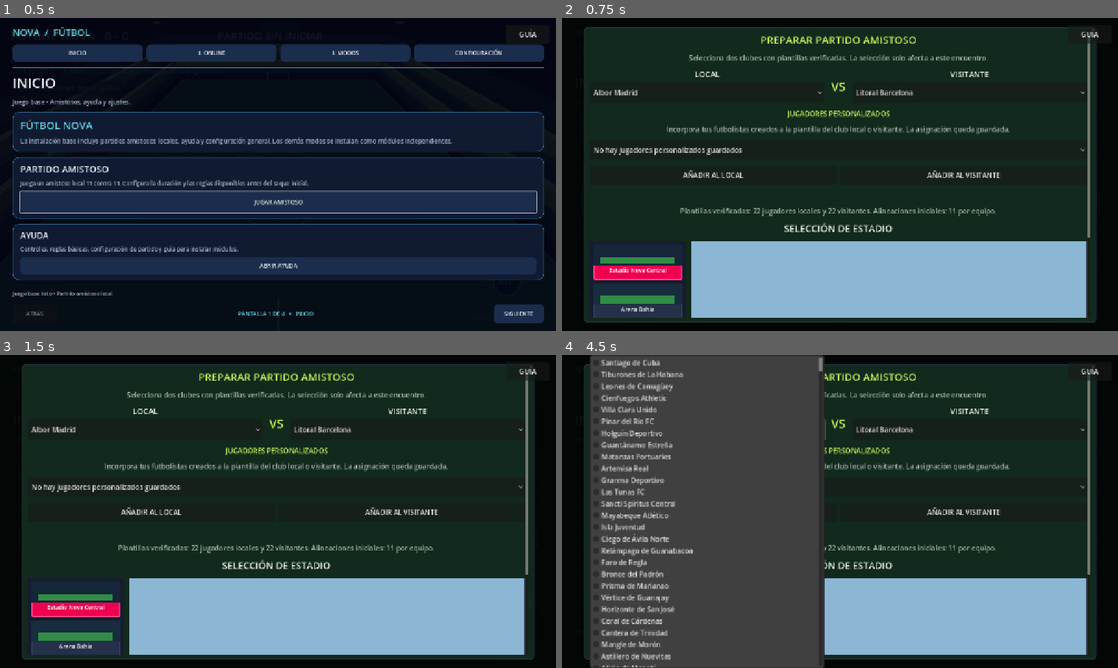
Above: before the commit, frames 1-4 (two rows, left to right).
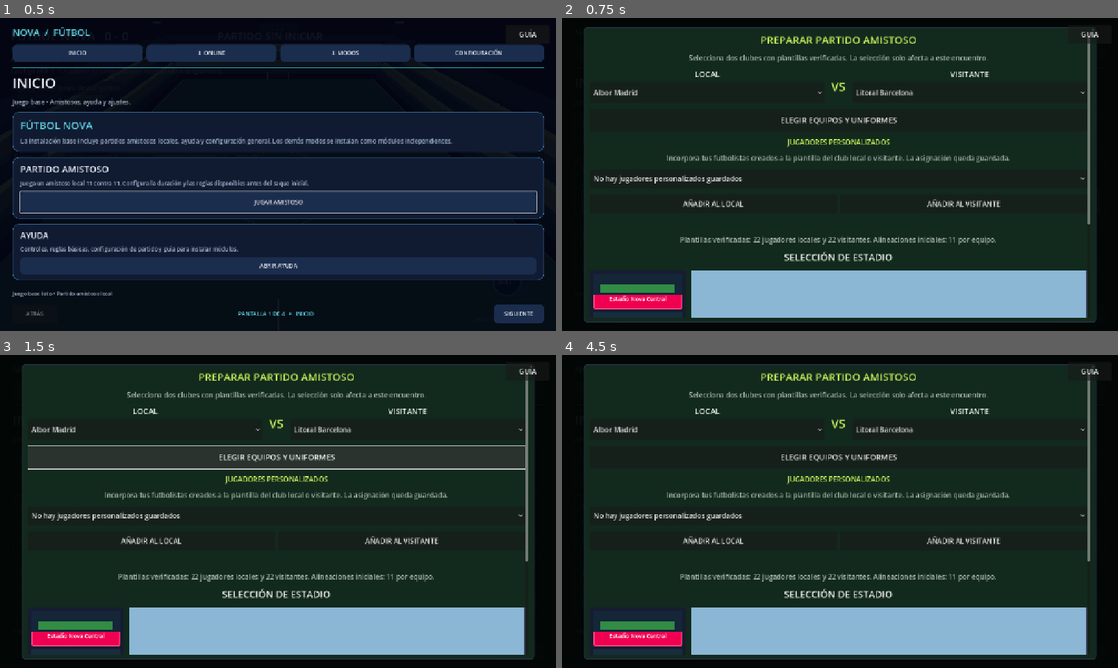
Above: after the commit, the same moments.

Repository: Cumba35/Futbol-Nova
Game: Godot game, scene res://scenes/main.tscn
Same seed, same stepped clock (60 frames per second), same inputs: the game is played once before the commit and once after it.
Inputs (mouse positions are in pixels of both pictures, inside the frame that each line leads up to):
- Up to frame 1 (0.5 s): no input
- Up to frame 2 (0.75 s): click "JUGAR AMISTOSO" at 0.5 s
- Up to frame 3 (1.5 s): click (278, 458) at 1.25 s, where only the run after the commit has a clickable "ELEGIR EQUIPOS Y UNIFORMES"
- Up to frame 4 (4.5 s): click "JUGAR AMISTOSO" at 2 s; click "GUÍA" at 2.75 s; click "CERRAR" at 3.5 s; click "Ligas y selecciones descargab…" at 4.25 s

Frame 1 is identical in both runs. In frame 2, 15% of the frame differs, in the area x 5-95%, y 29-96%; in frame 3, 15%; in frame 4, 48%, in the area x 5-95%, y 0-100%.

Commit message:
feat: connect team and kit selection to friendly setup

Diff:
--- a/scripts/ui/pre_match_setup.gd
+++ b/scripts/ui/pre_match_setup.gd
@@ -10,6 +10,7 @@
 const TEXT_COLOR := Color("#f4f7ef")
 const MUTED := Color("#a8b7aa")
 const STADIUM_BUILDER = preload("res://scripts/stadiums/stadium_builder.gd")
+const TEAM_KIT_SELECTION = preload("res://scripts/ui/team_kit_selection.gd")
 const STARTING_POSITION_PRIORITY := [
 	["POR", "GK", "G"],
 	["LI", "CAI"],
@@ -82,6 +83,9 @@
 var _penalties: CheckBox
 var _start_button: Button
 var _team_ids: Array[String] = []
+var _home_kit_id := "home"
+var _away_kit_id := "away"
+var _team_kit_button: Button
 var _custom_players: OptionButton
 var _roster_status: Label
 
@@ -186,6 +190,14 @@
 	_away_teams.custom_minimum_size.y = 48
 	_away_teams.item_selected.connect(_on_team_selection_changed)
 	away_column.add_child(_away_teams)
+
+	_team_kit_button = Button.new()
+	_team_kit_button.text = "ELEGIR EQUIPOS Y UNIFORMES"
+	_team_kit_button.custom_minimum_size.y = 52
+	_team_kit_button.size_flags_horizontal = Control.SIZE_EXPAND_FILL
+	_team_kit_button.add_theme_font_size_override("font_size", 18)
+	_team_kit_button.pressed.connect(_open_team_kit_selection)
+	column.add_child(_team_kit_button)
 
 	var custom_roster_title := Label.new()
 	custom_roster_title.text = "JUGADORES PERSONALIZADOS"
@@ -467,6 +479,31 @@
 	if is_instance_valid(_start_button):
 		_refresh_validation()
 
+
+func _open_team_kit_selection() -> void:
+	var registry: Variant = _get_football_registry()
+	if registry == null:
+		return
+	var screen := TEAM_KIT_SELECTION.new()
+	screen.configure(registry.teams_by_id, _team_ids, _selected_team_id(_home_teams), _selected_team_id(_away_teams))
+	screen.confirmed.connect(_on_team_kit_selection_confirmed)
+	add_child(screen)
+
+func _on_team_kit_selection_confirmed(selection: Dictionary) -> void:
+	var home_id := str(selection.get("home_team_id", ""))
+	var away_id := str(selection.get("away_team_id", ""))
+	var home_index := _team_ids.find(home_id)
+	var away_index := _team_ids.find(away_id)
+	if home_index < 0 or away_index < 0 or home_index == away_index:
+		_summary.text = "La selección de equipos no es válida."
+		return
+	_home_teams.select(home_index)
+	_away_teams.select(away_index)
+	_home_kit_id = str(selection.get("home_kit_id", "home"))
+	_away_kit_id = str(selection.get("away_kit_id", "away"))
+	_team_kit_button.text = "UNIFORMES: LOCAL %s  •  VISITANTE %s" % [_home_kit_id.to_upper(), _away_kit_id.to_upper()]
+	_refresh_validation()
+
 func _get_custom_roster_service() -> Node:
 	return get_node_or_null("/root/CustomPlayerRoster")
 
@@ -639,6 +676,8 @@
 		"away_player_ids": away_player_ids,
 		"players_by_id": players_by_id,
 		"stadium_id": _selected_stadium_id(),
+		"home_kit_id": _home_kit_id,
+		"away_kit_id": _away_kit_id,
 		"half_length_minutes": _half_length.get_selected_id(),
 		"clock_mode": "stopped" if _clock_mode.get_selected_id() == 1 else "continuous",
 		"extra_time_enabled": _extra_time.button_pressed,
